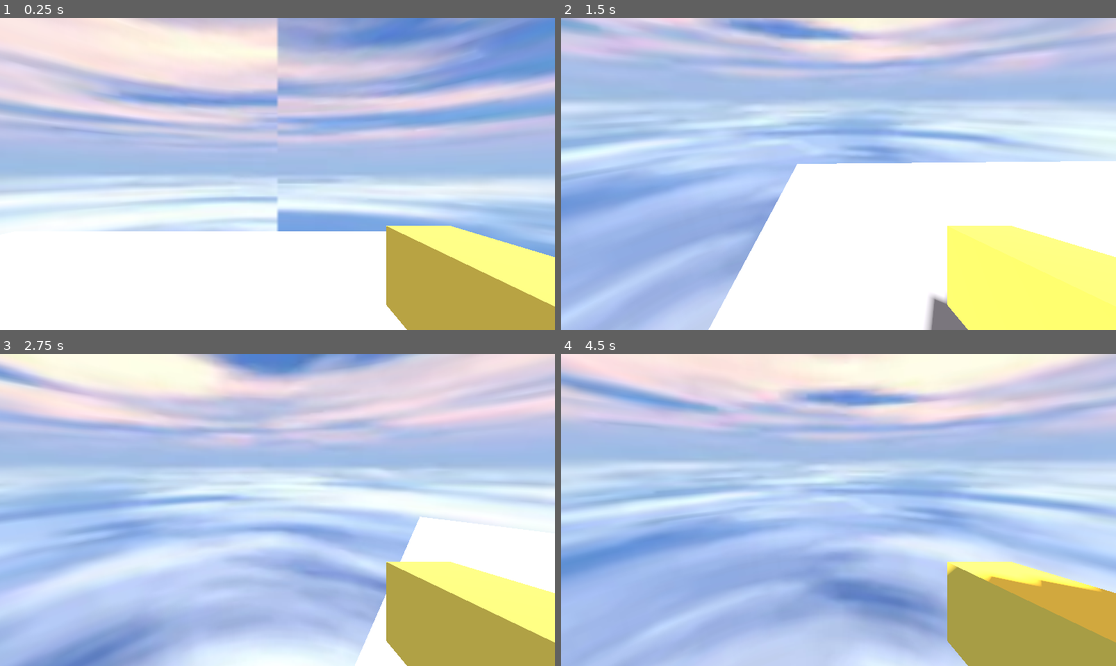
Above: before the commit, frames 1-4 (two rows, left to right).
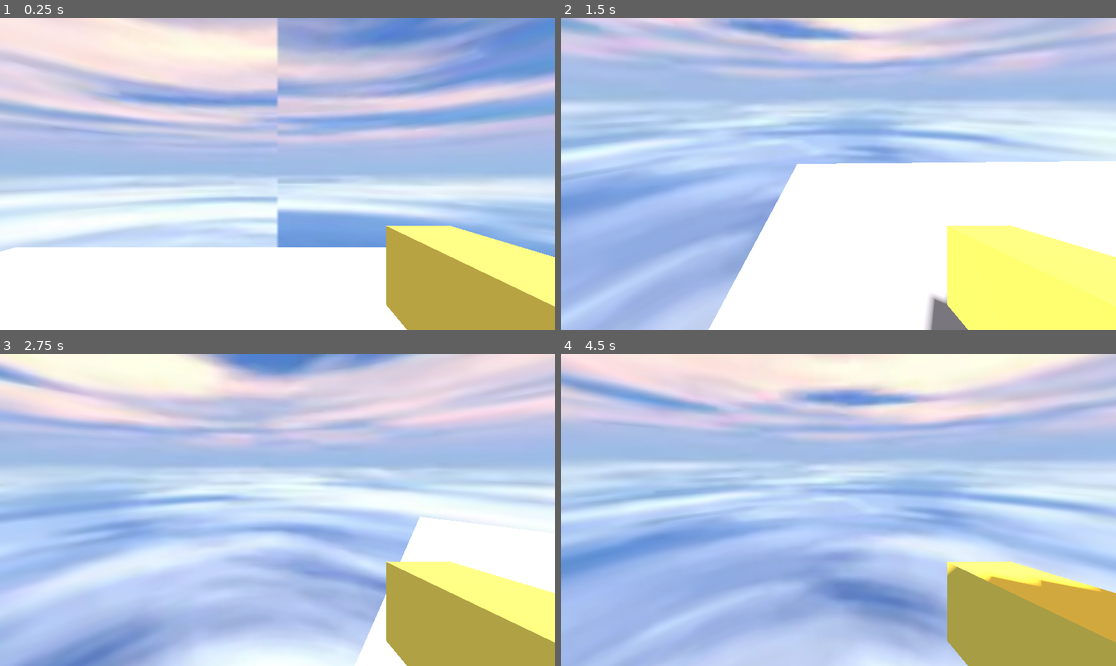
Above: after the commit, the same moments.

Repository: angrypig555/untitled-fighthing-game
Game: Godot game, scene res://levels/demo_area.tscn
Same seed, same stepped clock (60 frames per second), same inputs: the game is played once before the commit and once after it.
Inputs (mouse positions are in pixels of both pictures, inside the frame that each line leads up to):
- Up to frame 1 (0.25 s): no input
- Up to frame 2 (1.5 s): tap Enter (ui_accept) at 0.5, 0.77 s; move the mouse to (960, 158) at 0.52 s; hold D (right) 0.53-1.28 s; click (960, 158) at 0.67 s; move the mouse to (810, 174) at 1.27 s; hold W (forward) from 1.28 s (still down)
- Up to frame 3 (2.75 s): keep holding W (forward); tap Enter (ui_accept) at 1.52 s; move the mouse to (288, 503) at 2.02 s
- Up to frame 4 (4.5 s): keep holding W (forward); move the mouse to (832, 516) at 2.77 s; click (832, 516) at 2.92 s; tap Enter (ui_accept) at 3.02, 3.5, 3.77 s; move the mouse to (877, 513) at 3.52 s; move the mouse to (794, 506) at 4.27 s

The runs differ from the first frame. In frame 1, 3.3% of the frame differs, in the area x 0-70%, y 68-75%; in frame 2, less than 0.1%; in frame 3, less than 0.1%; in frame 4, less than 0.1%.

Commit message:
add sounds

Diff:
--- a/src/entities/player.tscn
+++ b/src/entities/player.tscn
@@ -1,6 +1,7 @@
 [gd_scene format=3 uid="uid://dl0u08dbpmlwf"]
 
 [ext_resource type="Script" uid="uid://bqs63qnag1oho" path="res://entities/scripts/player_movement_controller.gd" id="1_merdl"]
+[ext_resource type="AudioStream" uid="uid://cimuoyv24bom6" path="res://resources/sounds/bass.ogg" id="2_b0kkn"]
 
 [sub_resource type="CapsuleShape3D" id="CapsuleShape3D_u3f3p"]
 
@@ -28,3 +29,6 @@
 [node name="MeshInstance3D" type="MeshInstance3D" parent="CharacterBody3D/Neck/Camera3D/Arm" unique_id=625744922]
 mesh = SubResource("BoxMesh_merdl")
 surface_material_override/0 = SubResource("StandardMaterial3D_merdl")
+
+[node name="SpawnSound" type="AudioStreamPlayer3D" parent="CharacterBody3D/Neck" unique_id=387274162]
+stream = ExtResource("2_b0kkn")
--- a/src/entities/scripts/player_movement_controller.gd
+++ b/src/entities/scripts/player_movement_controller.gd
@@ -9,13 +9,13 @@
 @onready var neck := $Neck
 @onready var camera := $Neck/Camera3D
 @onready var arm := $Neck/Camera3D/Arm
-#@onready var spawnsound := $AudioStreamPlayer2D
+@onready var spawnsound := $Neck/SpawnSound
 #not yet implemented, borrowing code from old project
 #@onready var footsteps := $footsteps
 #@onready var jump := $jump
 
-#func _ready() -> void:
-#	spawnsound.play()
+func _ready() -> void:
+	spawnsound.play()
 
 func punch_handler(event: InputEvent) -> void:
 	if event is InputEventMouseButton:
--- a/src/levels/demo_area.tscn
+++ b/src/levels/demo_area.tscn
@@ -37,4 +37,4 @@
 environment = SubResource("Environment_w2rx4")
 
 [node name="Player" parent="." unique_id=17216726 instance=ExtResource("2_aov5h")]
-transform = Transform3D(1, 0, 0, 0, 1, 0, 0, 0, 1, 1.4380677, 0.079579115, -0.25191855)
+transform = Transform3D(1, 0, 0, 0, 1, 0, 0, 0, 1, 1.4380677, 1.7903268, -0.25191855)
Not shown, added: src/resources/sounds/bass.ogg.import
Not shown, added: src/resources/sounds/swoosh.ogg.import
Not shown, added: src/resources/sounds/bass.ogg
Not shown, added: src/resources/sounds/swoosh.ogg
